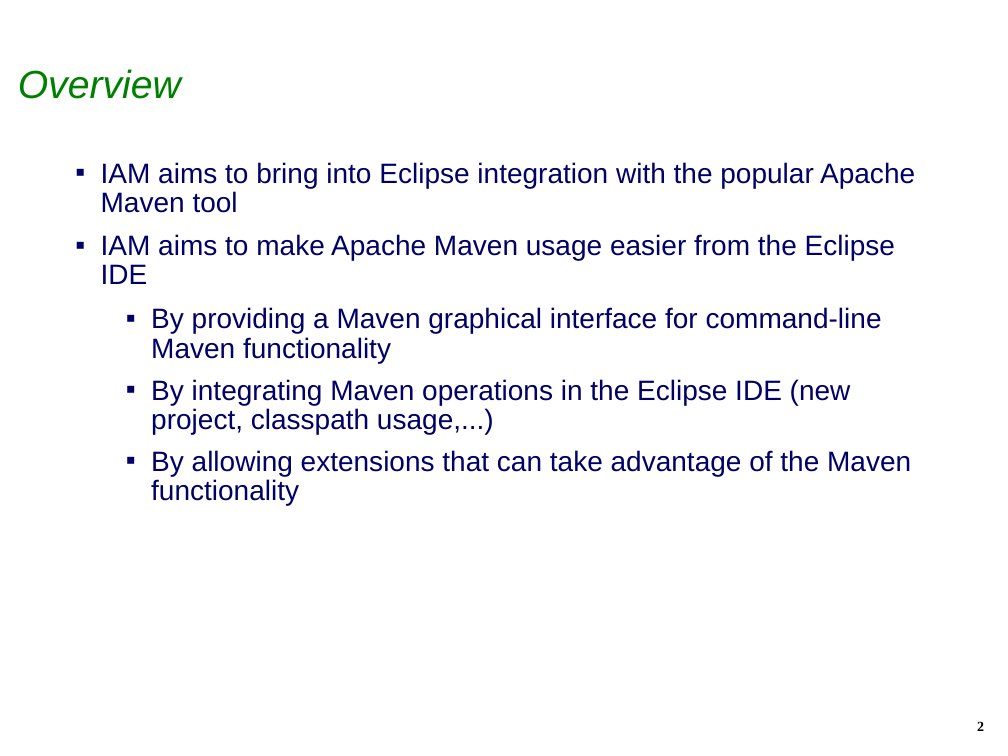
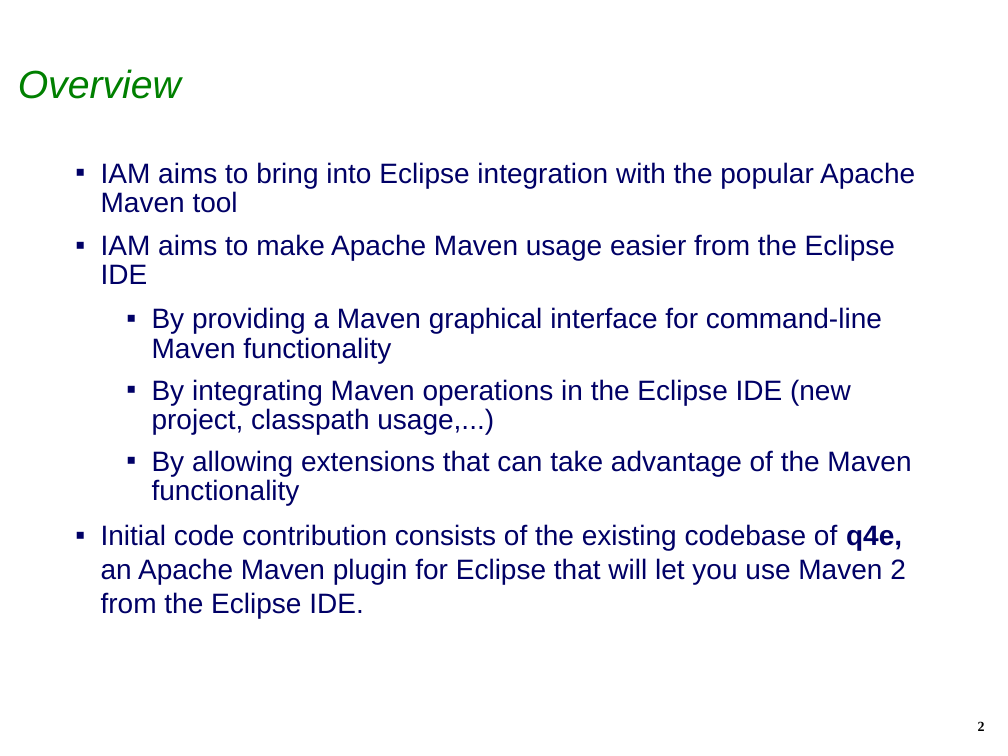
Before and after one commit to isabella232/q4e, a slide deck: slide 2 of docs/EclipseIAMCreationReview.ppt. Drawn at 1008x756 pixels with LibreOffice and Linux fonts; fonts in the diff are those of the drawing; background and template pictures are left out. Boxes give left, top, right and bottom in pixels: in the first picture for what was removed or moved away, otherwise in the second. Text is boxed around its words. In the diff, an @@ line names an element or a change of style, - is before the commit and + after.

Commit message:
Modified the individual profiles of the proposed committers and made sure that the fact that q4e will be the initial contribution is clear.

```diff
--- a/docs/EclipseIAMCreationReview.ppt
+++ b/docs/EclipseIAMCreationReview.ppt
@@ text at (152,307,911,505): indent changed @@
@@ text at (101,524,906,618): paragraph added @@
+▪ Initial code contribution consists of the existing codebase of q4e, an Apache Maven plugin for Eclipse that will let you use Maven 2 from the Eclipse IDE.
```
Also in this commit, not shown: 8 other slides changed, 1 slide added, 1 slide removed.
